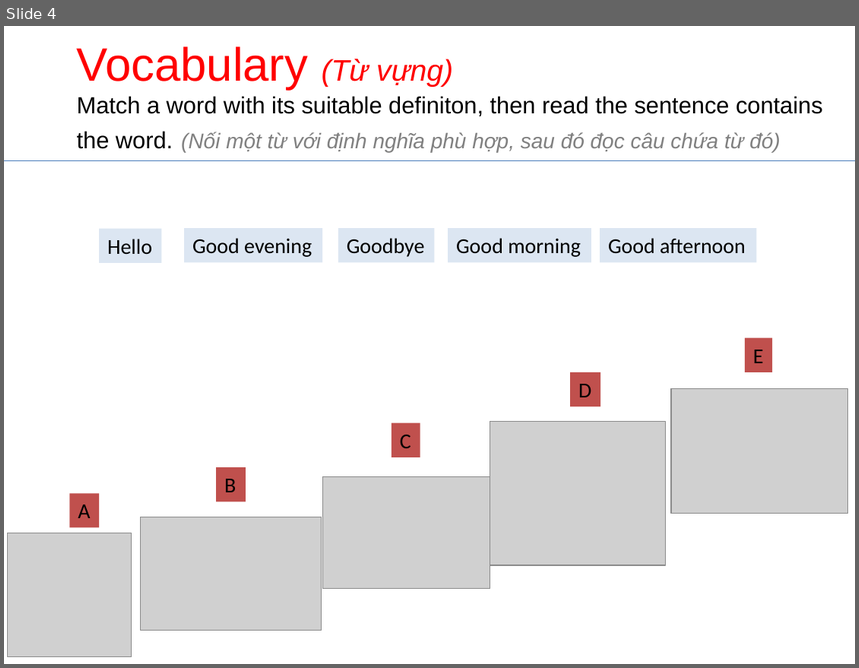
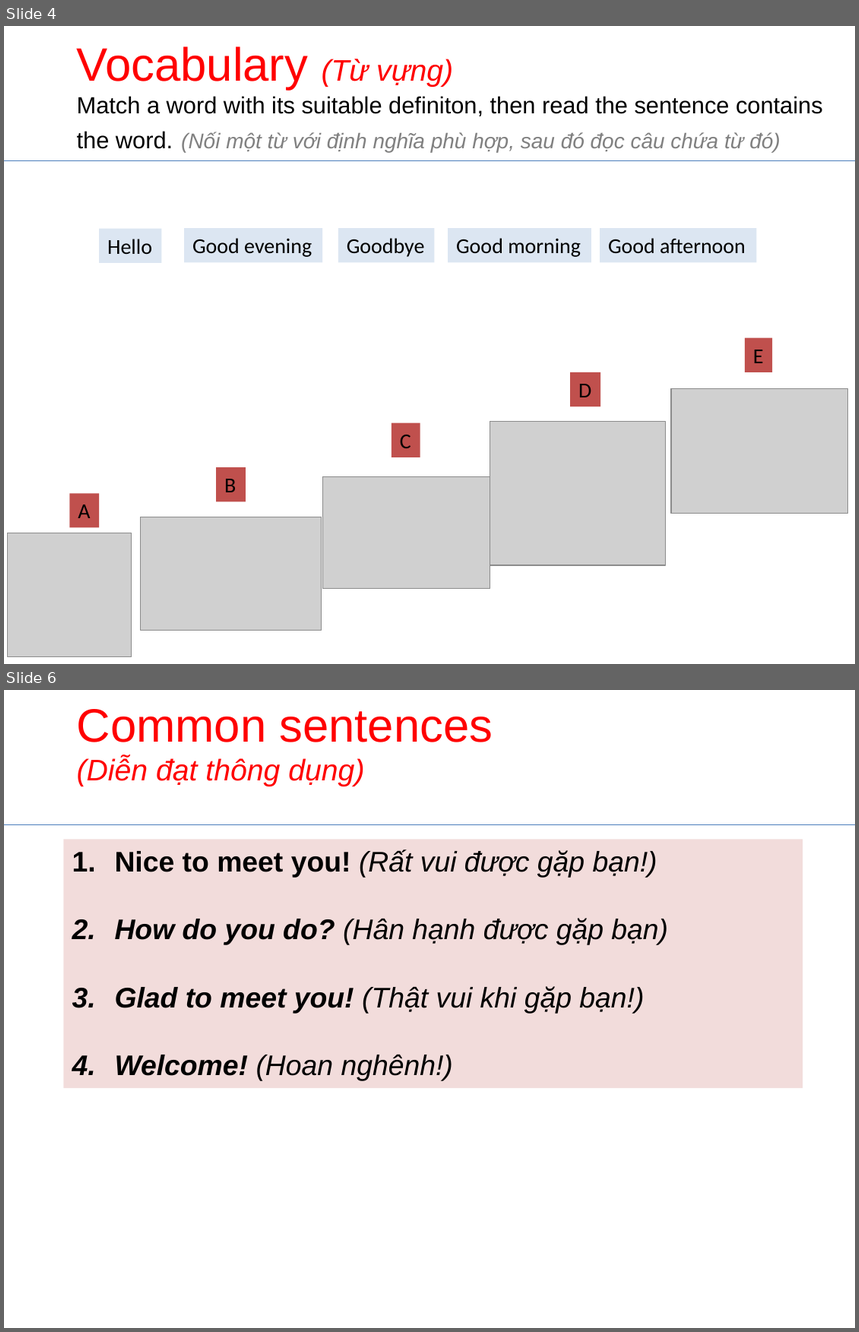
Before and after one commit to danhnguyenviet/uit-dissertation, a slide deck: documents/courseware/INTRODUCTION.pptx. Shown one above the other, each under a label of ours: slide 4 before the commit, slides 4 and 6 after it; the slides between them are not shown. The pictures are 859x668 and 859x1332 pixels, drawn with LibreOffice and Linux fonts; fonts in the diff are those of the drawing; grey boxes stand for pictures. Boxes give left, top, right and bottom in pixels: in the first picture for what was removed or moved away, otherwise in the second. Text is boxed around its words. In the diff, an @@ line names an element or a change of style, - is before the commit and + after.

```diff
--- a/documents/courseware/INTRODUCTION.pptx
+++ b/documents/courseware/INTRODUCTION.pptx
@@ slide 6 added at [4, 690, 855, 1328], background #FFFFFF @@
@@ title added at [77, 709, 493, 787], 25.2 pt, text #FF0000, italic @@
+Common sentences
+(Diễn đạt thông dụng)
@@ line added from (4, 825) to (855, 825), #4B7EBC 0.75 pt @@
@@ rectangle added at [63, 839, 804, 1088], fill #F2DCDB, 24 pt, text #000000, italic @@
+1. Nice to meet you! (Rất vui được gặp bạn!)
+2. How do you do? (Hân hạnh được gặp bạn)
+3. Glad to meet you! (Thật vui khi gặp bạn!)
+4. Welcome! (Hoan nghênh!)
```
Also in this commit, not shown: 3 other slides added, 2 other files.
